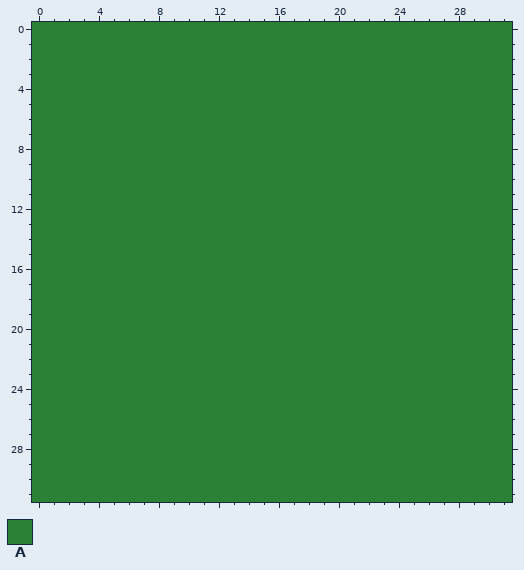
Two versions of one pixel-art sprite, src/main/resources/assets/grass.png. Above: the version before the commit.
The file is 32x32 pixels. Colours within 5 levels of each other are drawn and written as one.
Palette (. is transparent): A #2b8235
Pixels before, first column x 0:
 0 AAAAAAAAAAAAAAAAAAAAAAAAAAAAAAAA
 1 AAAAAAAAAAAAAAAAAAAAAAAAAAAAAAAA
 2 AAAAAAAAAAAAAAAAAAAAAAAAAAAAAAAA
 3 AAAAAAAAAAAAAAAAAAAAAAAAAAAAAAAA
 4 AAAAAAAAAAAAAAAAAAAAAAAAAAAAAAAA
 5 AAAAAAAAAAAAAAAAAAAAAAAAAAAAAAAA
 6 AAAAAAAAAAAAAAAAAAAAAAAAAAAAAAAA
 7 AAAAAAAAAAAAAAAAAAAAAAAAAAAAAAAA
 8 AAAAAAAAAAAAAAAAAAAAAAAAAAAAAAAA
 9 AAAAAAAAAAAAAAAAAAAAAAAAAAAAAAAA
10 AAAAAAAAAAAAAAAAAAAAAAAAAAAAAAAA
11 AAAAAAAAAAAAAAAAAAAAAAAAAAAAAAAA
12 AAAAAAAAAAAAAAAAAAAAAAAAAAAAAAAA
13 AAAAAAAAAAAAAAAAAAAAAAAAAAAAAAAA
14 AAAAAAAAAAAAAAAAAAAAAAAAAAAAAAAA
15 AAAAAAAAAAAAAAAAAAAAAAAAAAAAAAAA
16 AAAAAAAAAAAAAAAAAAAAAAAAAAAAAAAA
17 AAAAAAAAAAAAAAAAAAAAAAAAAAAAAAAA
18 AAAAAAAAAAAAAAAAAAAAAAAAAAAAAAAA
19 AAAAAAAAAAAAAAAAAAAAAAAAAAAAAAAA
20 AAAAAAAAAAAAAAAAAAAAAAAAAAAAAAAA
21 AAAAAAAAAAAAAAAAAAAAAAAAAAAAAAAA
22 AAAAAAAAAAAAAAAAAAAAAAAAAAAAAAAA
23 AAAAAAAAAAAAAAAAAAAAAAAAAAAAAAAA
24 AAAAAAAAAAAAAAAAAAAAAAAAAAAAAAAA
25 AAAAAAAAAAAAAAAAAAAAAAAAAAAAAAAA
26 AAAAAAAAAAAAAAAAAAAAAAAAAAAAAAAA
27 AAAAAAAAAAAAAAAAAAAAAAAAAAAAAAAA
28 AAAAAAAAAAAAAAAAAAAAAAAAAAAAAAAA
29 AAAAAAAAAAAAAAAAAAAAAAAAAAAAAAAA
30 AAAAAAAAAAAAAAAAAAAAAAAAAAAAAAAA
31 AAAAAAAAAAAAAAAAAAAAAAAAAAAAAAAA
The result:
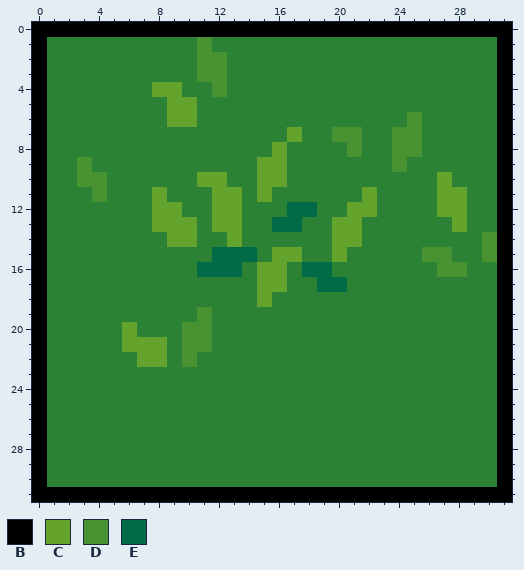
Colours new in this view: B #000000  C #64a42c  D #499231  E #006b46
From old to new:
Changed rows in their new state; - is an unchanged pixel.
first column x 0:
 0 BBBBBBBBBBBBBBBBBBBBBBBBBBBBBBBB
 1 B----------D-------------------B
 2 B----------DD------------------B
 3 B----------DD------------------B
 4 B-------CC--D------------------B
 5 B--------CC--------------------B
 6 B--------CC--------------D-----B
 7 B----------------C--DD--DD-----B
 8 B---------------C----D--DD-----B
 9 B--D-----------CC-------D------B
10 B--DD------CC--CC----------C---B
11 B---D---C---CC-C------C----CC--B
12 B-------CC--CC---EE--CC----CC--B
13 B-------CCC-CC--EE--CC------C--B
14 B--------CC--C------CC--------DB
15 B-----------EEE-CC--C-----DD--DB
16 B----------EEE-CC-EE-------DD--B
17 B--------------CC--EE----------B
18 B--------------C---------------B
19 B----------D-------------------B
20 B-----C---DD-------------------B
21 B-----CCC-DD-------------------B
22 B------CC-D--------------------B
23 B------------------------------B
24 B------------------------------B
25 B------------------------------B
26 B------------------------------B
27 B------------------------------B
28 B------------------------------B
29 B------------------------------B
30 B------------------------------B
31 BBBBBBBBBBBBBBBBBBBBBBBBBBBBBBBB
Boxes around the changes in both pictures, in picture pixels (x1, y1, x2, y2):
changed: (32, 22, 512, 502)
